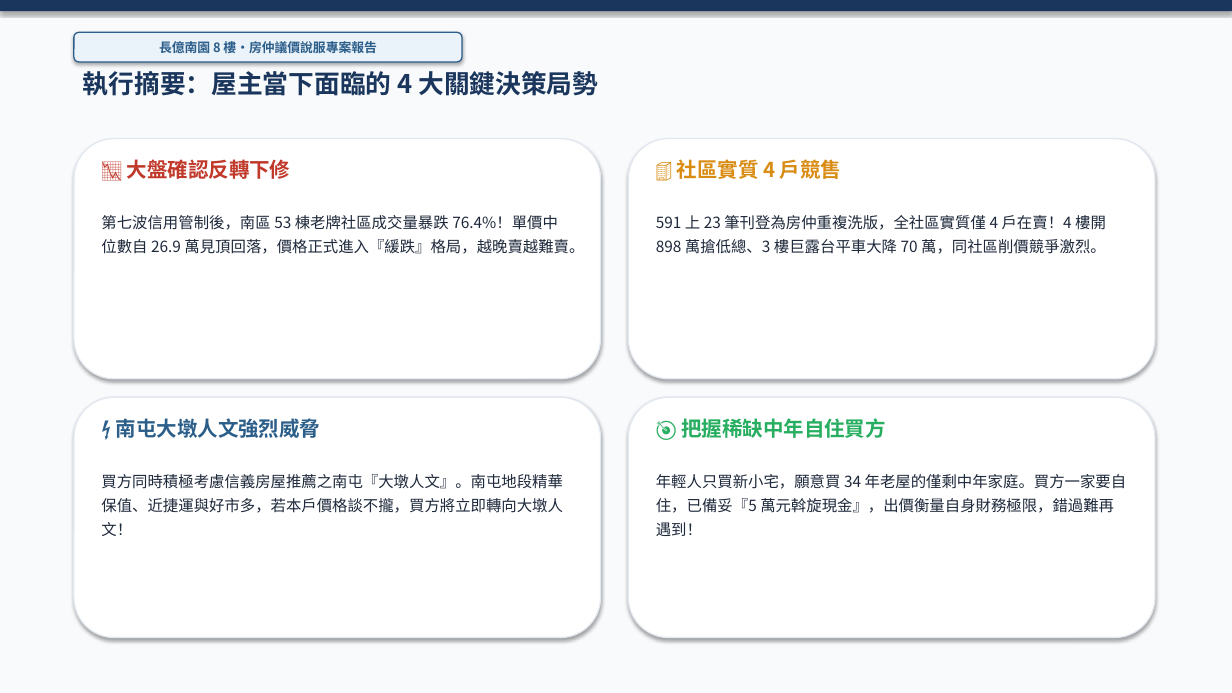
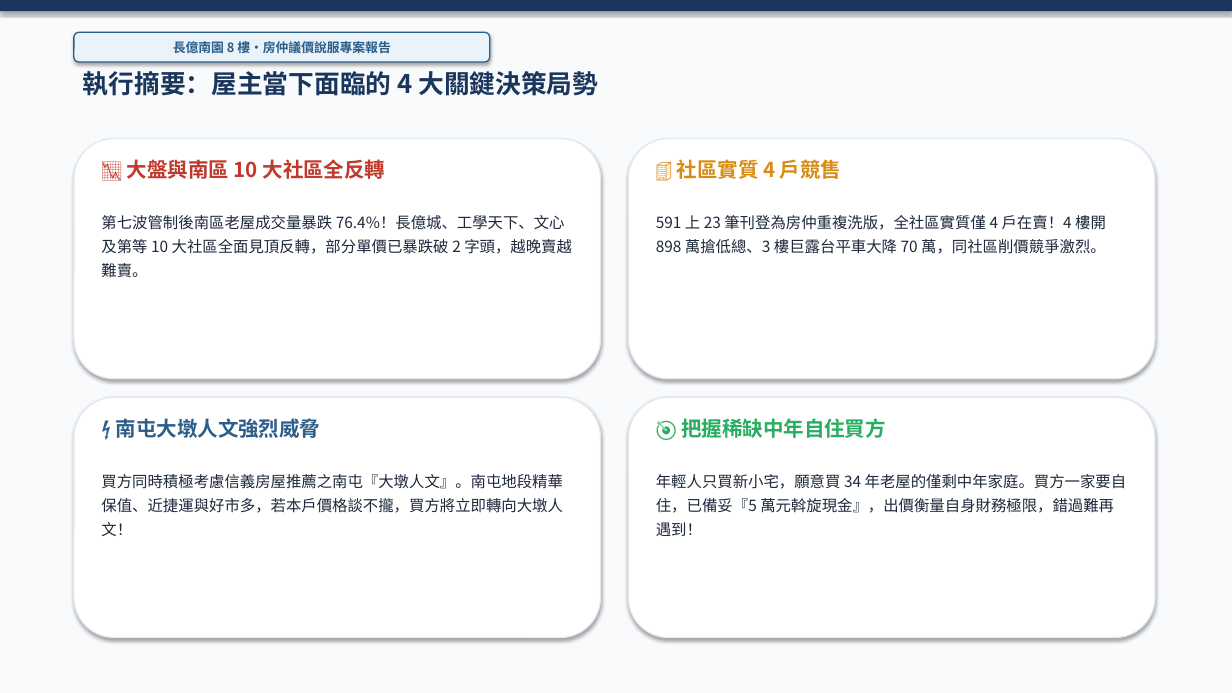
Before and after one commit to derekhcw168/taichung-house-hunting, a slide deck: slide 2 of 長億南園8樓/長億南園8樓_房仲向屋主議價說服簡報.pptx. Drawn at 1232x693 pixels with LibreOffice and Linux fonts; fonts in the diff are those of the drawing. Boxes give left, top, right and bottom in pixels: in the first picture for what was removed or moved away, otherwise in the second. Text is boxed around its words. In the diff, an @@ line names an element or a change of style, - is before the commit and + after.

Commit message:
簡報與Word檔案完整納入南區10大指標社區實價登錄反轉走勢圖與深度剖析

```diff
--- a/長億南園8樓/長億南園8樓_房仲向屋主議價說服簡報.pptx
+++ b/長億南園8樓/長億南園8樓_房仲向屋主議價說服簡報.pptx
@@ rounded rectangle "長億南園 8 樓・房仲議價說服專案報告": place and size @@
-rounded rectangle "長億南園 8 樓・房仲議價說服專案報告" at box(74, 32, 462, 62)
+rounded rectangle "長億南園 8 樓・房仲議價說服專案報告" at box(74, 32, 490, 62)
@@ text at box(127, 159, 386, 179): text changed @@
-📉 大盤確認反轉下修
+📉 大盤與南區 10 大社區全反轉
@@ text at box(101, 215, 572, 277): text changed @@
-第七波信用管制後，南區 53 棟老牌社區成交量暴跌 76.4%！單價中位數自 26.9 萬見頂回落，價格正式進入『緩跌』格局，越晚賣越難賣。
+第七波管制後南區老屋成交量暴跌 76.4%！長億城、工學天下、文心及第等 10 大社區全面見頂反轉，部分單價已暴跌破 2 字頭，越晚賣越難賣。
```
Also in this commit, not shown: 7 other slides changed, 7 slides added, 5 slides removed, 9 other files.
